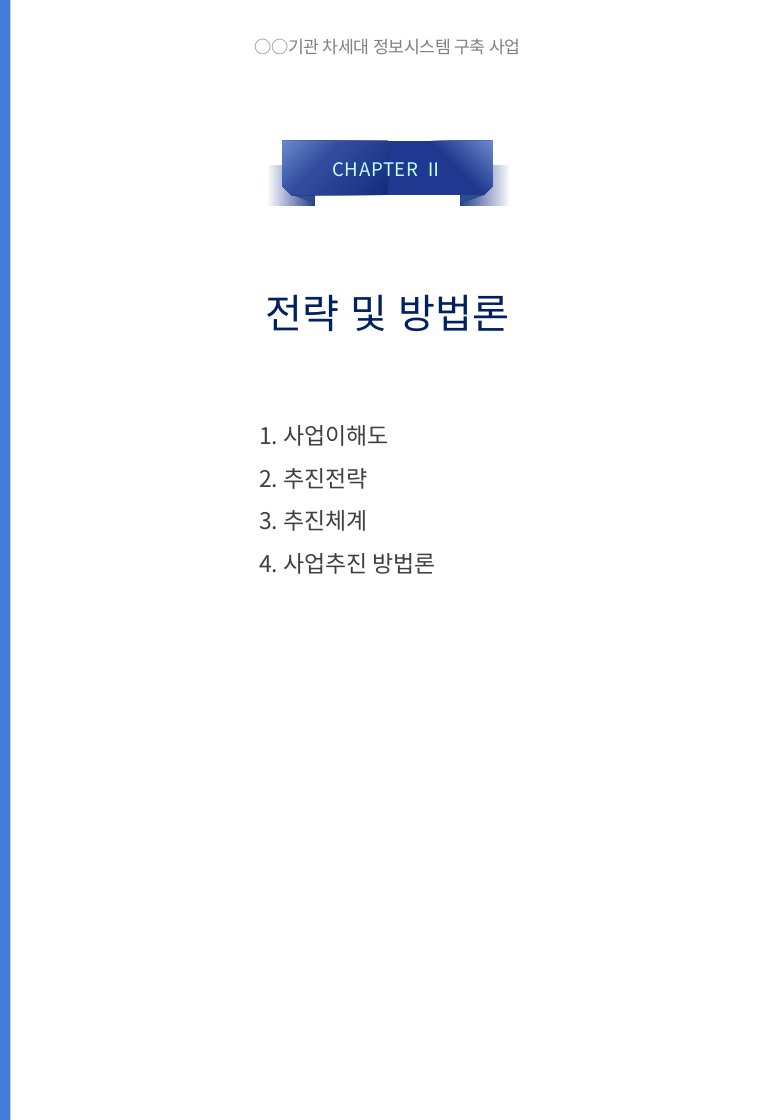
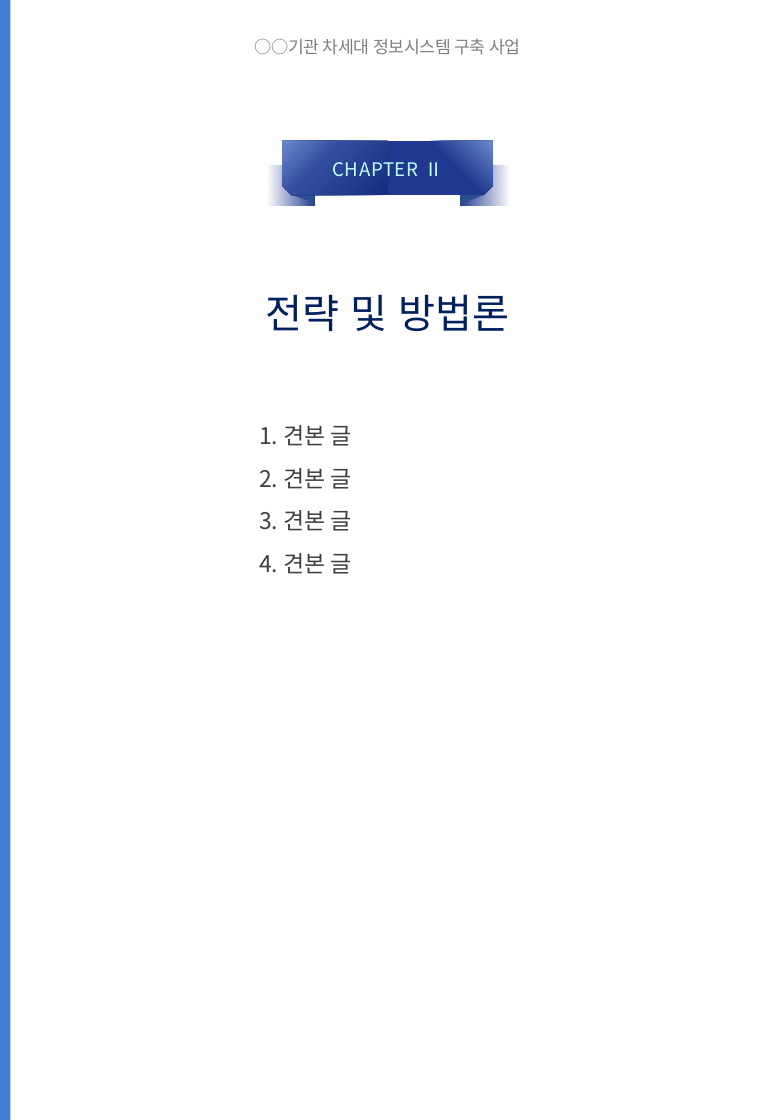
Before and after one commit to homebox78/powerplus-platform-public, a slide deck: slide 4 of engine/templates/vertical/base.pptx. Drawn at 775x1120 pixels with LibreOffice and Linux fonts; fonts in the diff are those of the drawing; background and template pictures are left out. Boxes give left, top, right and bottom in pixels: in the first picture for what was removed or moved away, otherwise in the second. Text is boxed around its words. In the diff, an @@ line names an element or a change of style, - is before the commit and + after.

```diff
--- a/engine/templates/vertical/base.pptx
+++ b/engine/templates/vertical/base.pptx
@@ text at <box>259,425,352,574</box>: text changed @@
-1. 사업이해도
-2. 추진전략
-3. 추진체계
-4. 사업추진 방법론
+1. 견본 글
+2. 견본 글
+3. 견본 글
+4. 견본 글
```
Also in this commit, not shown: 3 other slides changed, 41 other files.
